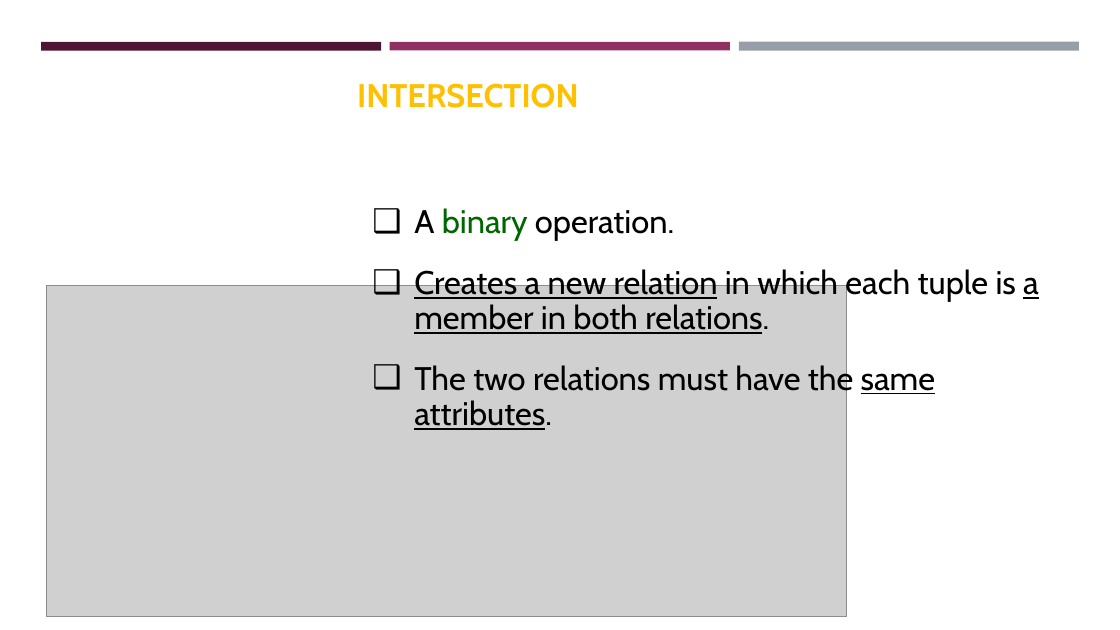
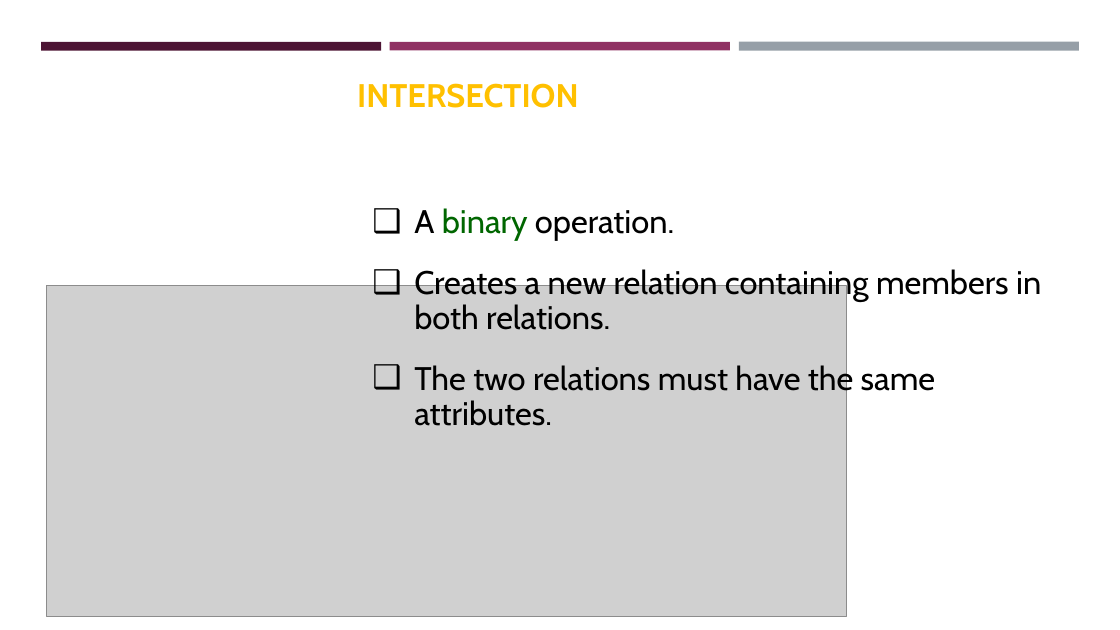
Before and after one commit to pengdsci/STA490, a slide deck: slide 17 of w06/sql/w10-STA321Relational-Database-SQL-Clauses.pptx (slide 15 before the commit). Drawn at 1120x630 pixels with LibreOffice and Linux fonts; fonts in the diff are those of the drawing; grey boxes stand for pictures; background and template pictures are left out. Boxes give left, top, right and bottom in pixels: in the first picture for what was removed or moved away, otherwise in the second. Text is boxed around its words. In the diff, an @@ line names an element or a change of style, - is before the commit and + after.

```diff
--- a/w06/sql/w10-STA321Relational-Database-SQL-Clauses.pptx
+++ b/w06/sql/w10-STA321Relational-Database-SQL-Clauses.pptx
@@ text at [414,267,1041,330]: text changed @@
-❑ Creates a new relation in which each tuple is a member in both relations.
+❑ Creates a new relation containing members in both relations.
@@ text at [414,363,936,398]: underline off in "same attributes." @@
```
Also in this commit, not shown: 13 other slides changed, 2 slides added.
